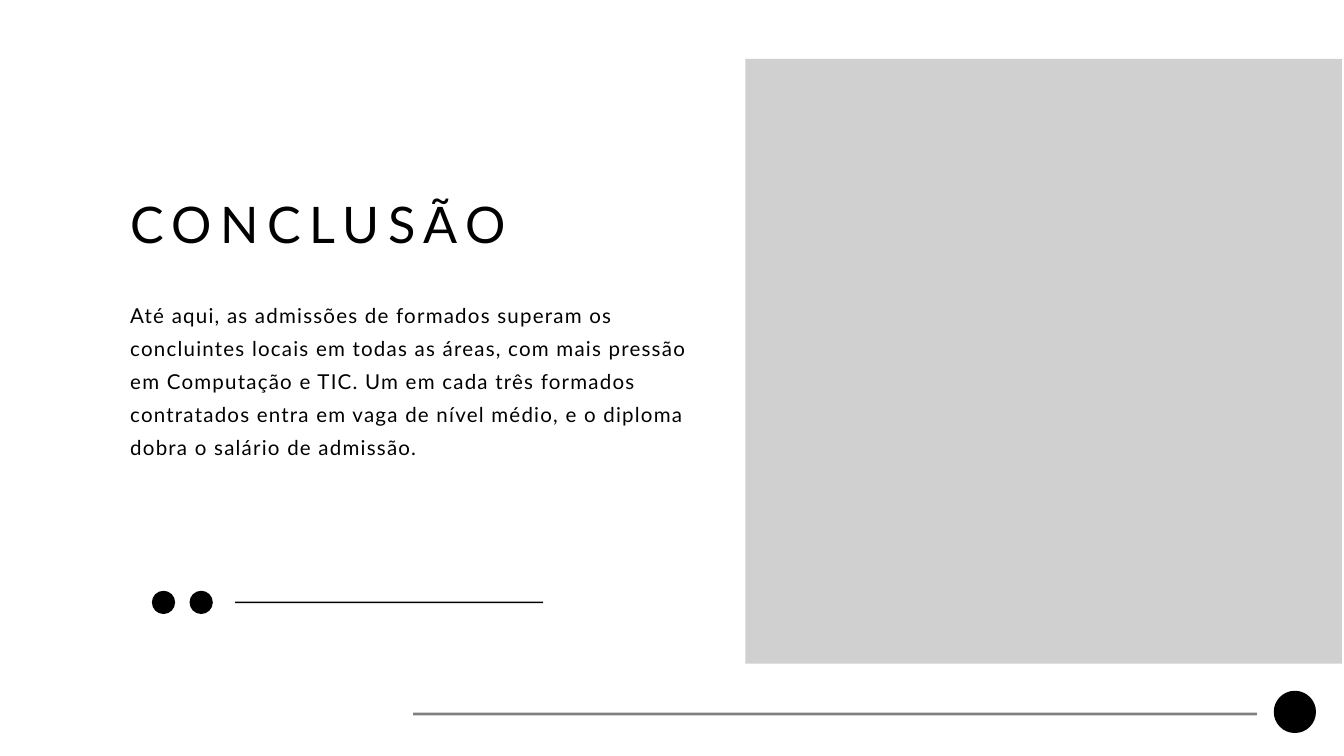
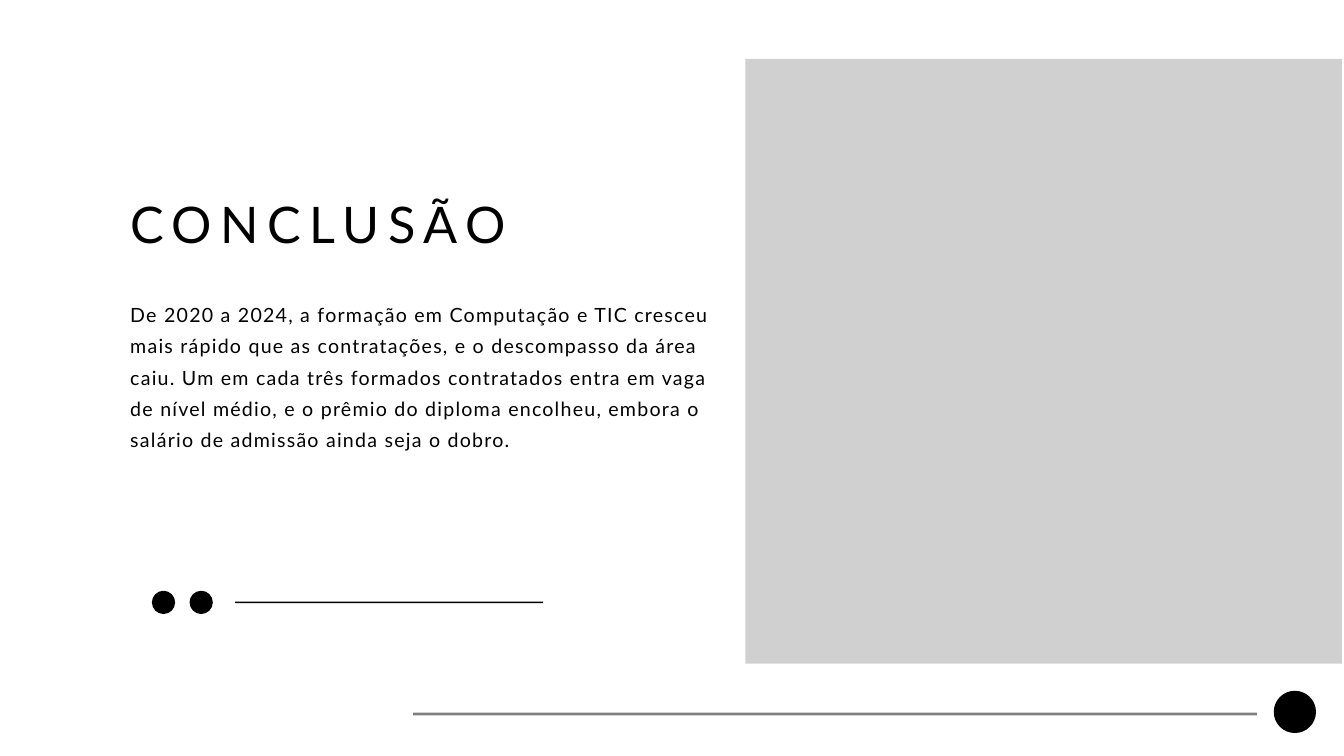
Before and after one commit to guilherme-ndo/projetointegrador-ii, a slide deck: slide 13 of docs/apresentacao_pi2.pptx (slide 12 before the commit). Drawn at 1344x756 pixels with LibreOffice and Linux fonts; fonts in the diff are those of the drawing; grey boxes stand for pictures; background and template pictures are left out. Boxes give left, top, right and bottom in pixels: in the first picture for what was removed or moved away, otherwise in the second. Text is boxed around its words. In the diff, an @@ line names an element or a change of style, - is before the commit and + after.

```diff
--- a/docs/apresentacao_pi2.pptx
+++ b/docs/apresentacao_pi2.pptx
@@ text at bbox=[130, 307, 707, 451]: text changed; size 22 to 21 pt @@
-Até aqui, as admissões de formados superam os concluintes locais em todas as áreas, com mais pressão em Computação e TIC. Um em cada três formados contratados entra em vaga de nível médio, e o diploma dobra o salário de admissão.
+De 2020 a 2024, a formação em Computação e TIC cresceu mais rápido que as contratações, e o descompasso da área caiu. Um em cada três formados contratados entra em vaga de nível médio, e o prêmio do diploma encolheu, embora o salário de admissão ainda seja o dobro.
```
Also in this commit, not shown: 2 other slides changed, 1 slide added, 8 other files.
